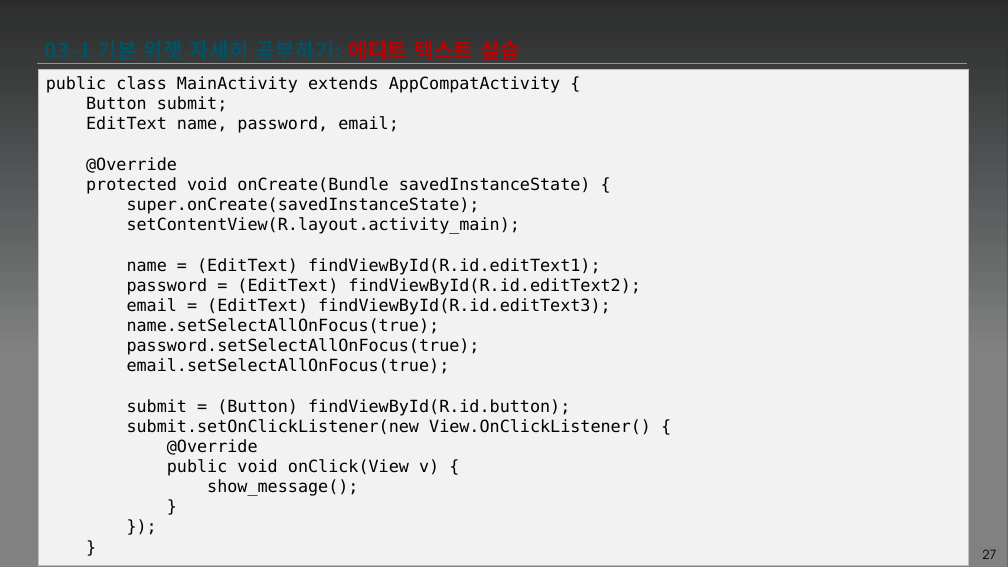
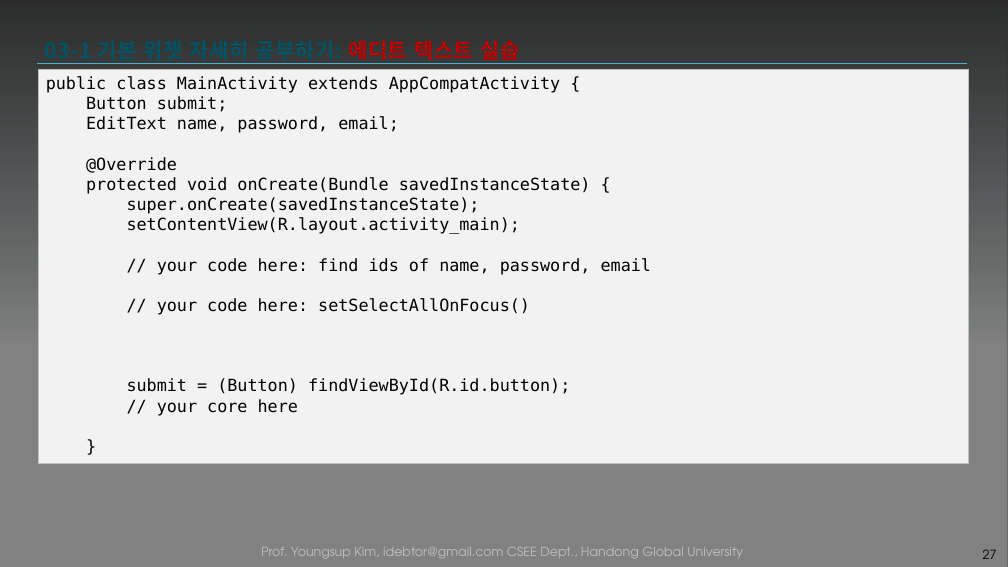
Before and after one commit to tae7841/HuStarAS, a slide deck: slide 27 of ppts/03Widget.pptx. Drawn at 1008x567 pixels with LibreOffice and Linux fonts; fonts in the diff are those of the drawing; background and template pictures are left out; a plain dark background stands for a picture behind light text. Boxes give left, top, right and bottom in pixels: in the first picture for what was removed or moved away, otherwise in the second. Text is boxed around its words. In the diff, an @@ line names an element or a change of style, - is before the commit and + after.

```diff
--- a/ppts/03Widget.pptx
+++ b/ppts/03Widget.pptx
@@ text in rectangle at box(39, 70, 969, 464): paragraphs removed @@
-});
-}
@@ rectangle "public class MainActivity extends AppCompatActivity ...": place and size @@
-rectangle "public class MainActivity extends AppCompatActivity ..." at box(39, 70, 969, 566)
+rectangle "public class MainActivity extends AppCompatActivity ..." at box(39, 70, 969, 464)
@@ text in rectangle at box(157, 258, 651, 315): text changed @@
-name = (EditText) findViewById(R.id.editText1);
-password = (EditText) findViewById(R.id.editText2);
-email = (EditText) findViewById(R.id.editText3);
-name.setSelectAllOnFocus(true);
-password.setSelectAllOnFocus(true);
-email.setSelectAllOnFocus(true);
+// your code here: find ids of name, password, email
+// your code here: setSelectAllOnFocus()
@@ text in rectangle at box(157, 399, 298, 416): text changed @@
-submit.setOnClickListener(new View.OnClickListener() {
-@Override
-public void onClick(View v) {
-show_message();
+// your core here
```
Also in this commit, not shown: 3 other slides changed.
